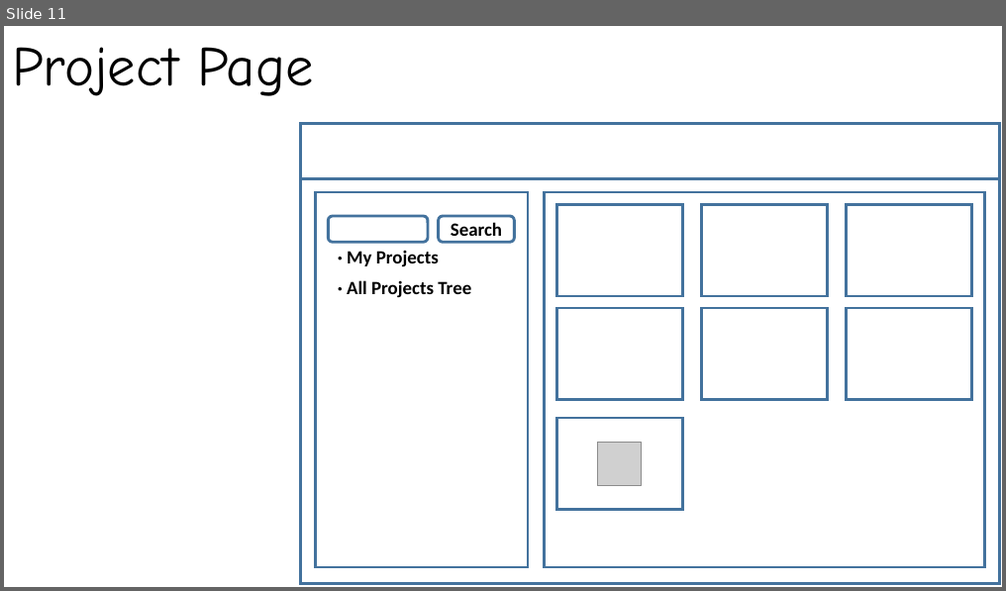
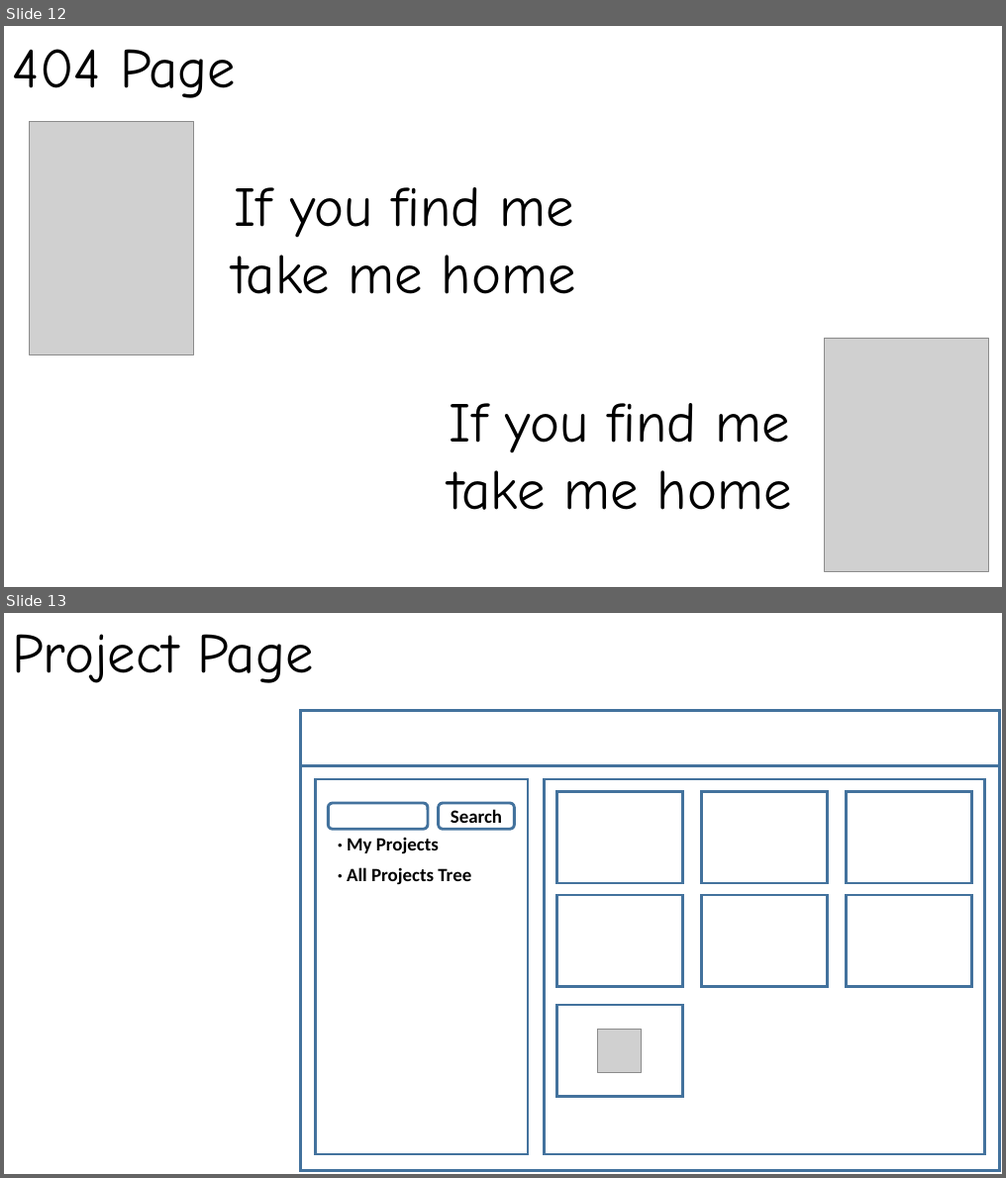
Before and after one commit to ZhishengZhao/nodeRap, a slide deck: 界面设计.pptx. Shown one above the other, each under a label of ours: slide 11 before the commit, slides 12 and 13 after it. The pictures are 1006x591 and 1006x1178 pixels, drawn with LibreOffice and Linux fonts; fonts in the diff are those of the drawing; grey boxes stand for pictures. Boxes give left, top, right and bottom in pixels: in the first picture for what was removed or moved away, otherwise in the second. Text is boxed around its words. In the diff, an @@ line names an element or a change of style, - is before the commit and + after.

```diff
--- a/界面设计.pptx
+++ b/界面设计.pptx
@@ slide 12 added at box(4, 26, 1002, 587), background #FFFFFF @@
@@ text added at box(13, 49, 236, 98), 54 pt, text #000000 @@
+404 Page
@@ picture added at box(30, 121, 194, 356) @@
@@ text added at box(232, 187, 576, 294), 54 pt, text #000000 @@
+If you find me
+take me home
@@ picture added at box(825, 338, 989, 572) @@
@@ text added at box(448, 403, 792, 510), 54 pt, text #000000 @@
+If you find me
+take me home
@@ what was slide 11 is now slide 13 @@
```
Also in this commit, not shown: 1 other slide added, 7 other files.
